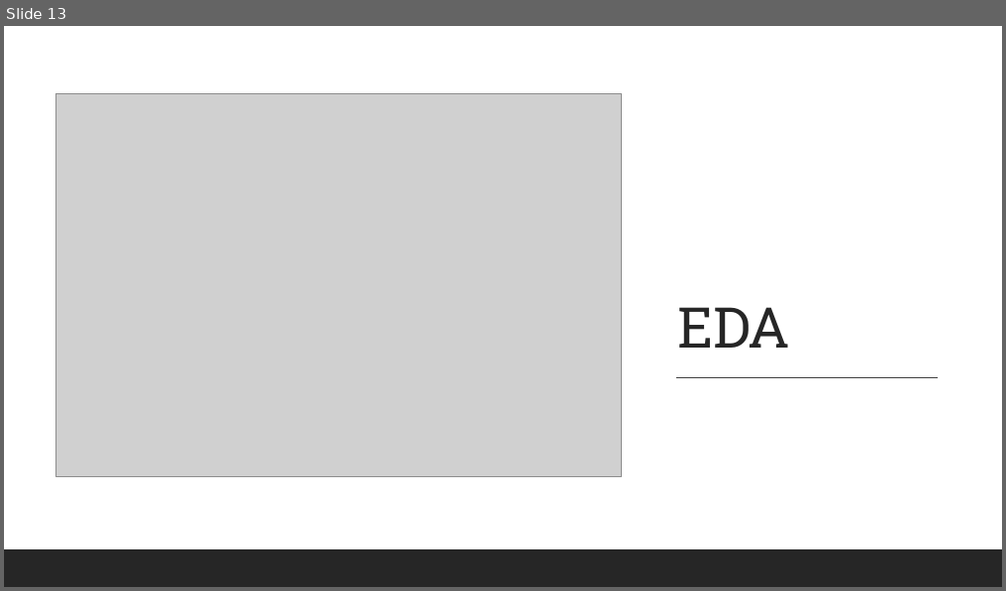
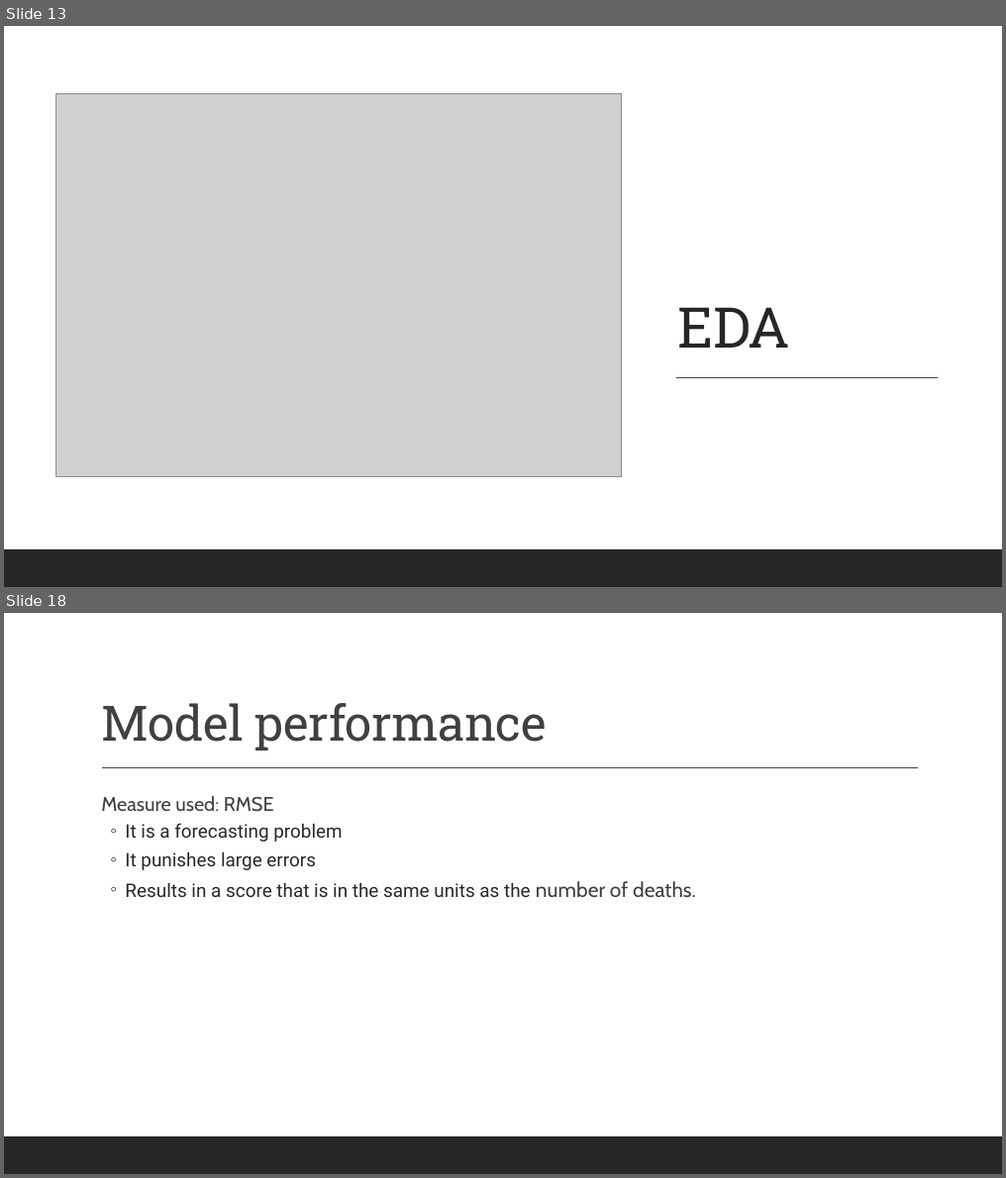
Before and after one commit to VargheseTresa/SpringBoard, a slide deck: cap3/Capstone_Final_Slides.pptx. Shown one above the other, each under a label of ours: slide 13 before the commit, slides 13 and 18 after it; the slides between them are not shown. The pictures are 1006x591 and 1006x1178 pixels, drawn with LibreOffice and Linux fonts; fonts in the diff are those of the drawing; grey boxes stand for pictures. Boxes give left, top, right and bottom in pixels: in the first picture for what was removed or moved away, otherwise in the second. Text is boxed around its words. In the diff, an @@ line names an element or a change of style, - is before the commit and + after.

```diff
--- a/cap3/Capstone_Final_Slides.pptx
+++ b/cap3/Capstone_Final_Slides.pptx
@@ slide 18 added at (4,613,1002,1174), background #FFFFFF @@
@@ title added at (101,703,548,751), 47 pt, text #404040 @@
+Model performance
@@ line added from (102, 768) to (918, 768), #404040 1 pt @@
@@ text added at (101,796,696,897), 18 pt, text #24292F @@
+  Measure used: RMSE
+  ◦ It is a forecasting problem
+  ◦ It punishes large errors
+  ◦ Results in a score that is in the same units as the number of deaths.
@@ rectangle added at (4,1137,1002,1174), fill #262626 @@
```
Also in this commit, not shown: 1 slide changed, 4 other slides added, 1 slide removed, 2 other files.
